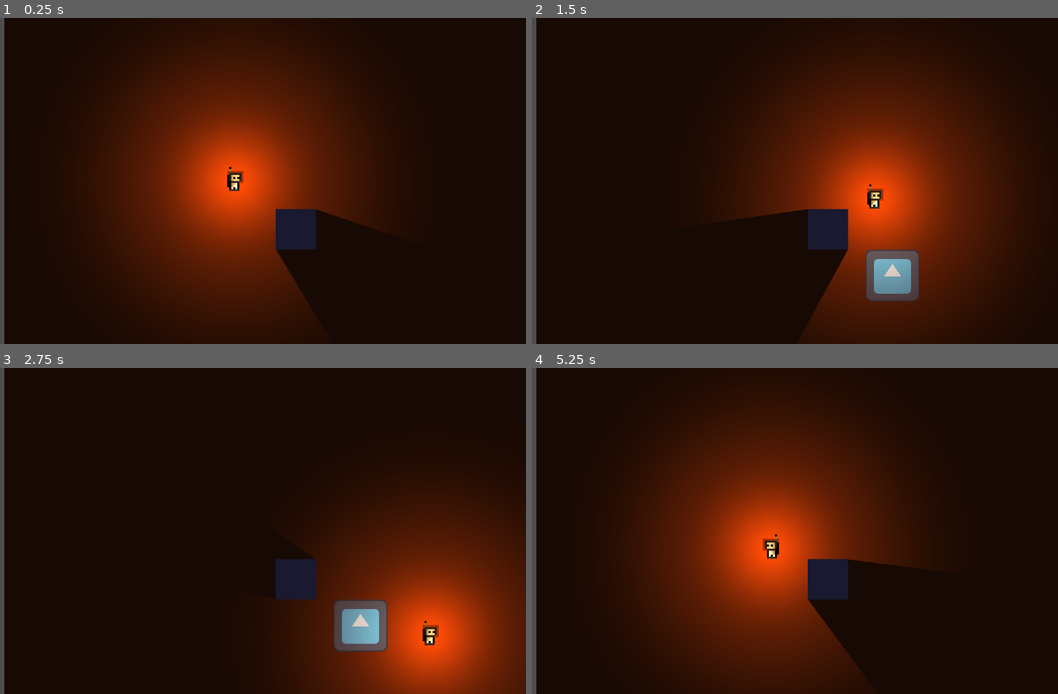
Above: before the commit, frames 1-4 (two rows, left to right).
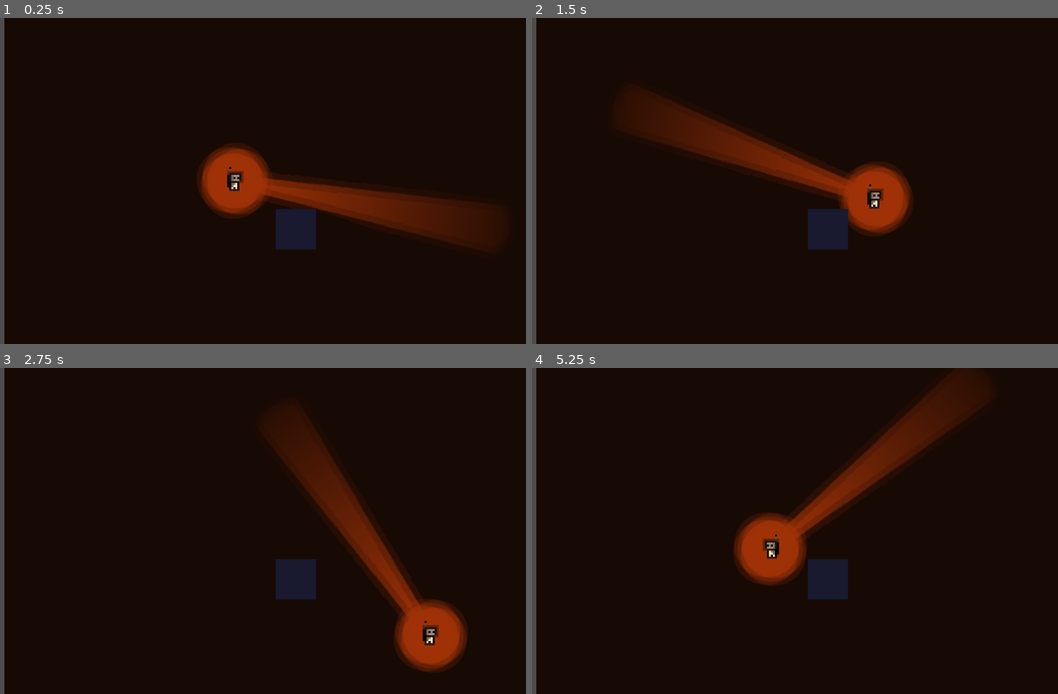
Above: after the commit, the same moments.

Repository: DonatoClemente/haphazard
Game: Godot game, scene res://Scenes/trey's_TEST_scene.tscn
Two runs of this game, one before a commit and one after it. Both use one fixed random seed, a clock stepped at 60 frames per second and the inputs below. The engine's default icon, where the game draws it, is replaced by a stand-in: a white triangle on a blue panel in a dark square.
Inputs (mouse positions are in pixels of both pictures, inside the frame that each line leads up to):
- Up to frame 1 (0.25 s): no input
- Up to frame 2 (1.5 s): move the mouse to (894, 164) at 0.52 s; hold D (move_right) 0.53-1.28 s; move the mouse to (652, 197) at 1.27 s; hold S (move_down) from 1.28 s (still down)
- Up to frame 3 (2.75 s): move the mouse to (294, 459) at 2.02 s; release S (move_down) at 2.03 s; hold D (move_right) from 2.03 s (still down)
- Up to frame 4 (5.25 s): move the mouse to (737, 596) at 2.77 s; release D (move_right) at 2.78 s; hold W (move_up) 2.78-3.53 s; move the mouse to (942, 579) at 3.52 s; hold A (move_left) 3.53-5.03 s; move the mouse to (595, 482) at 4.27 s; move the mouse to (795, 531) at 5.02 s; hold S (move_down) from 5.03 s (still down)

The runs differ from the first frame. In frame 1, 37% of the frame differs, in the area x 17-95%, y 4-96%; in frame 2, 35%; in frame 3, 27%; in frame 4, 36%.

Commit message:
Added cone lighting

Diff:
--- a/Scenes/trey's_TEST_scene.tscn
+++ b/Scenes/trey's_TEST_scene.tscn
@@ -1,8 +1,10 @@
-[gd_scene load_steps=18 format=3 uid="uid://dcsu4u7pqp7mi"]
+[gd_scene load_steps=17 format=3 uid="uid://dcsu4u7pqp7mi"]
 
 [ext_resource type="Texture2D" uid="uid://cpnahkg4p508e" path="res://Assets/Art/Player/Test_Player.png" id="1_2y7xu"]
 [ext_resource type="Script" path="res://Scripts/Player Scripts/player_movement_TEST.gd" id="1_o6pcy"]
+[ext_resource type="Texture2D" uid="uid://uqaswo5mfpvd" path="res://Assets/Art/player_light_cone.png" id="3_q6is5"]
 [ext_resource type="Texture2D" uid="uid://d1qdqx8rqa53c" path="res://icon.svg" id="3_suqb7"]
+[ext_resource type="Script" path="res://Scripts/Player Scripts/FlashLight.gd" id="4_jd0km"]
 
 [sub_resource type="AtlasTexture" id="AtlasTexture_ul2qh"]
 atlas = ExtResource("1_2y7xu")
@@ -51,21 +53,6 @@
 [sub_resource type="CircleShape2D" id="CircleShape2D_0k7rh"]
 radius = 3.0
 
-[sub_resource type="Gradient" id="Gradient_s4w0e"]
-interpolation_mode = 2
-offsets = PackedFloat32Array(0, 0.331169)
-colors = PackedColorArray(1, 1, 1, 1, 0, 0, 0, 0)
-
-[sub_resource type="GradientTexture2D" id="GradientTexture2D_08yo3"]
-gradient = SubResource("Gradient_s4w0e")
-width = 222
-height = 222
-fill = 1
-fill_from = Vector2(0.5, 0.5)
-
-[sub_resource type="OccluderPolygon2D" id="OccluderPolygon2D_soiwl"]
-polygon = PackedVector2Array(1.21519, -2.55215, 58.3291, -17.0798, 47.7975, -39.4601, 28.3544, -65.3742, -29.9747, -58.3067, -61.5696, -18.2577, -64.4051, 38.2822, -12.1519, 60.2699, 44.557, 50.454, 58.7342, 15.5092, 1.21519, 1.76687)
-
 [sub_resource type="QuadMesh" id="QuadMesh_qb7yy"]
 
 [sub_resource type="RectangleShape2D" id="RectangleShape2D_arbtp"]
@@ -83,7 +70,7 @@
 [node name="Camera2D" type="Camera2D" parent="."]
 zoom = Vector2(4, 4)
 
-[node name="Player" type="CharacterBody2D" parent="."]
+[node name="Player" type="CharacterBody2D" parent="." groups=["Player"]]
 script = ExtResource("1_o6pcy")
 
 [node name="AnimatedSprite2D" type="AnimatedSprite2D" parent="Player"]
@@ -96,24 +83,17 @@
 shape = SubResource("CircleShape2D_0k7rh")
 
 [node name="PointLight2D" type="PointLight2D" parent="Player"]
+light_mask = 2
+visibility_layer = 2
+rotation = 6.28319
+scale = Vector2(0.34, 0.34)
 color = Color(1, 0.756863, 0.396078, 1)
-blend_mode = 2
+range_item_cull_mask = 3
 shadow_enabled = true
 shadow_item_cull_mask = 3
-texture = SubResource("GradientTexture2D_08yo3")
-
-[node name="FlashLightCone" type="PointLight2D" parent="Player"]
-position = Vector2(-3.8147e-06, 0.499996)
-scale = Vector2(2.46875, 2.54688)
-color = Color(1, 0.755406, 0.394396, 1)
-range_item_cull_mask = 3
-shadow_enabled = true
-texture = SubResource("GradientTexture2D_08yo3")
-
-[node name="LightOccluder2D" type="LightOccluder2D" parent="Player/FlashLightCone"]
-visible = false
-occluder = SubResource("OccluderPolygon2D_soiwl")
-occluder_light_mask = 2
+texture = ExtResource("3_q6is5")
+offset = Vector2(0, 182)
+script = ExtResource("4_jd0km")
 
 [node name="Environment" type="Node" parent="."]
 
--- /dev/null
+++ b/Scripts/Player Scripts/FlashLight.gd
@@ -0,0 +1,9 @@
+extends PointLight2D
+
+var rotation_speed = 8.0  # Adjust to control the smoothness
+
+func _process(delta):
+	var player = get_tree().get_nodes_in_group("Player")[0]
+	var target_rotation = (get_global_mouse_position() - player.position).angle() - PI*.5
+	#look_at(get_global_mouse_position())
+	rotation = lerp_angle(rotation, target_rotation, delta * rotation_speed)
Binary file added: Assets/Art/light_cone.png
Not shown, added: Assets/Art/light_cone.png.import
Binary file added: Assets/Art/player_base_light.png
Not shown, added: Assets/Art/player_base_light.png.import
Binary file added: Assets/Art/player_light_cone.png
Not shown, added: Assets/Art/player_light_cone.png.import
